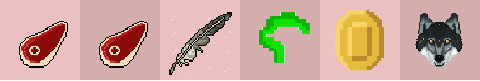
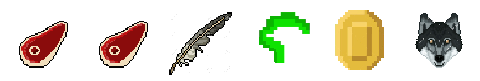
Layers edited between the first and the second 480px x 81px image:
hid "guide" over 0, 0, 480, 80
hid "Layer 1" over 0, 0, 160, 80
hid "Background" over 0, 0, 480, 80
